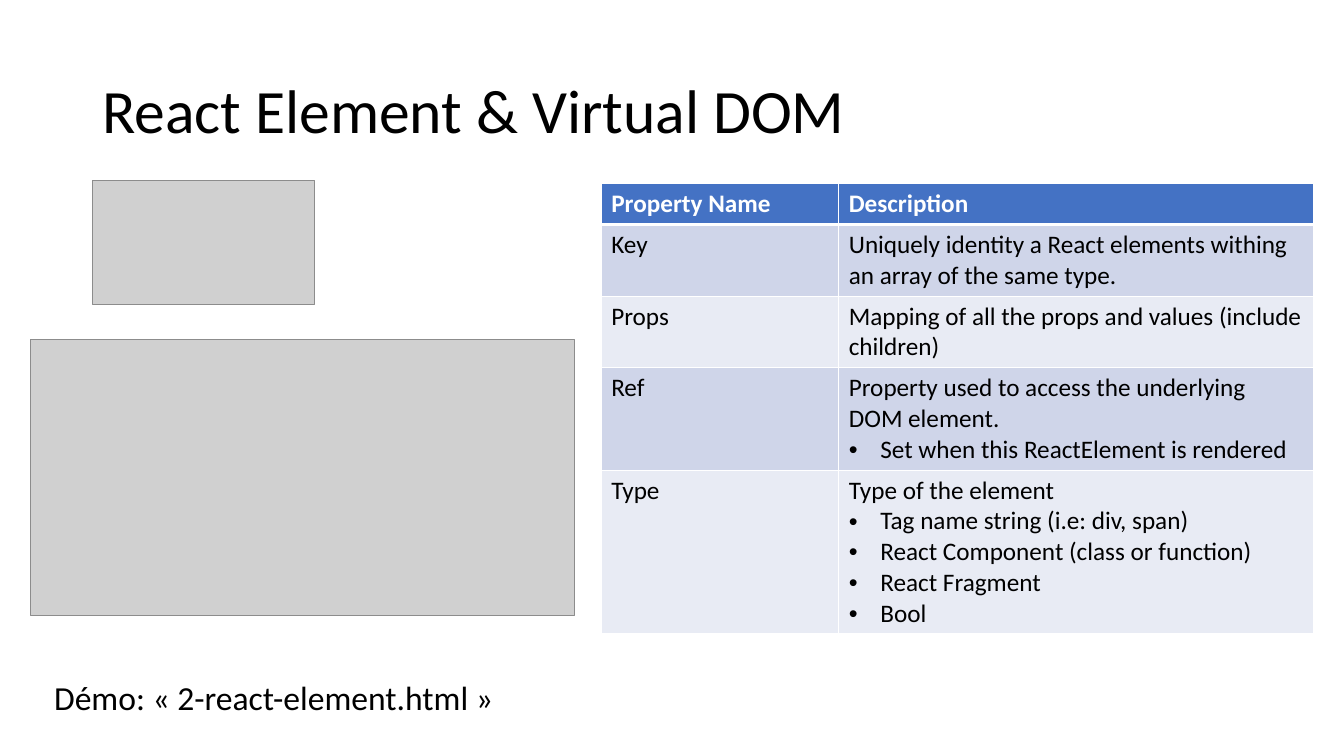
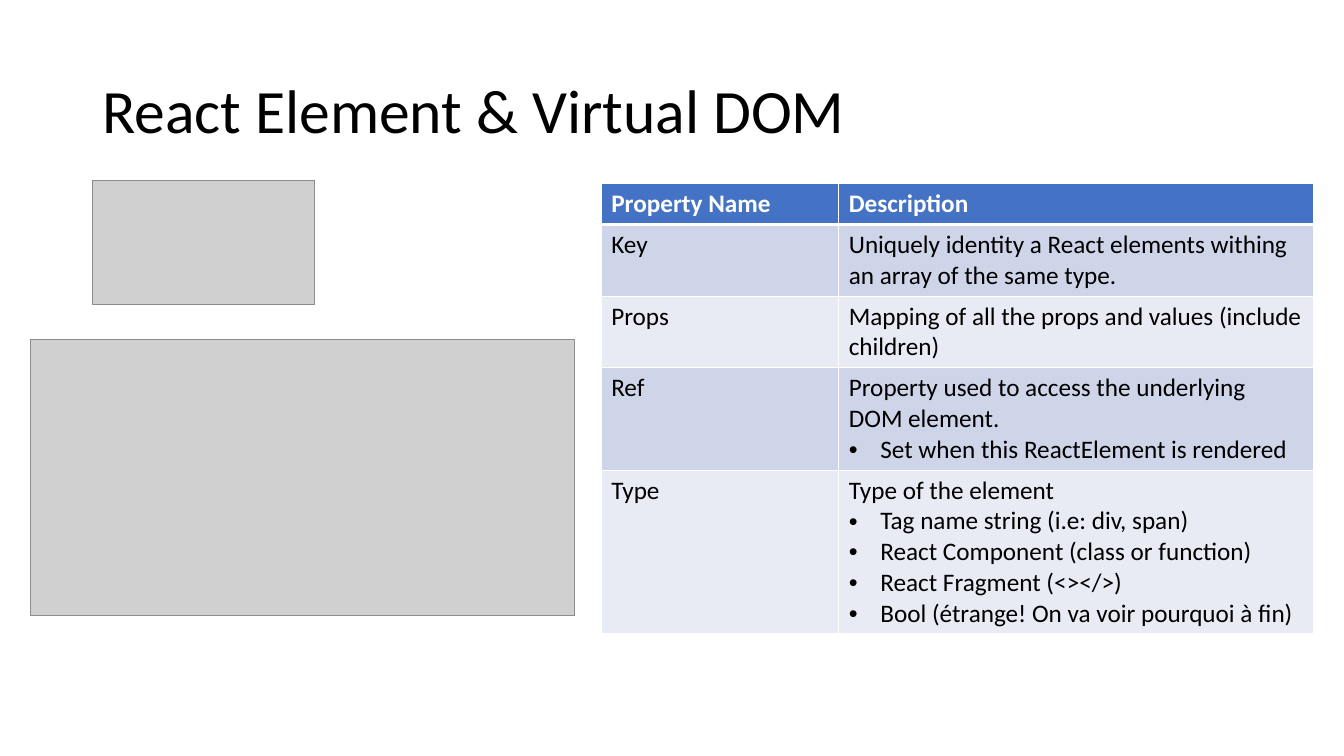
Before and after one commit to samuelgaudreau/formation-front-end-3, a slide deck: slide 9 of part-2/React-Perfo.pptx (slide 6 before the commit). Drawn at 1344x756 pixels with LibreOffice and Linux fonts; fonts in the diff are those of the drawing; grey boxes stand for pictures. Boxes give left, top, right and bottom in pixels: in the first picture for what was removed or moved away, otherwise in the second. Text is boxed around its words. In the diff, an @@ line names an element or a change of style, - is before the commit and + after.

```diff
--- a/part-2/React-Perfo.pptx
+++ b/part-2/React-Perfo.pptx
@@ table at (x1=601, y1=184, x2=1314, y2=631) @@
-row 5, column 2: Type of the element / Tag name string (i.e: div, span) / React Component (class or function) / React Fragment / Bool
+row 5, column 2: Type of the element / Tag name string (i.e: div, span) / React Component (class or function) / React Fragment (<></>) / Bool (étrange! On va voir pourquoi à fin)
@@ text removed at (x1=54, y1=686, x2=468, y2=711) @@
-Démo: « 2-react-element.html »
```
Also in this commit, not shown: 10 other slides changed, 13 slides added, 1 slide removed, 10 other files.
